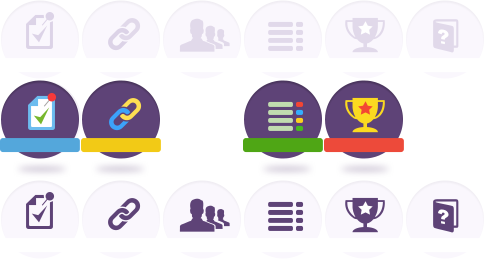
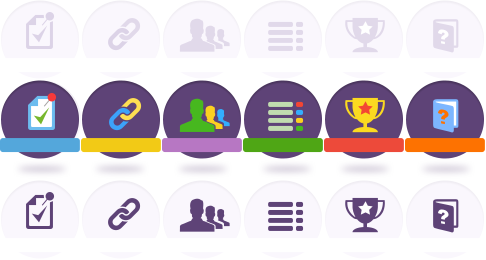
The second 486×260 image is a revision of the first. Changes to its layers:
added layer "Слой 19" above "Слой 18" over [left=405, top=80, right=485, bottom=177]
added layer "Слой 18" above "Слой 17" over [left=162, top=80, right=242, bottom=177]
